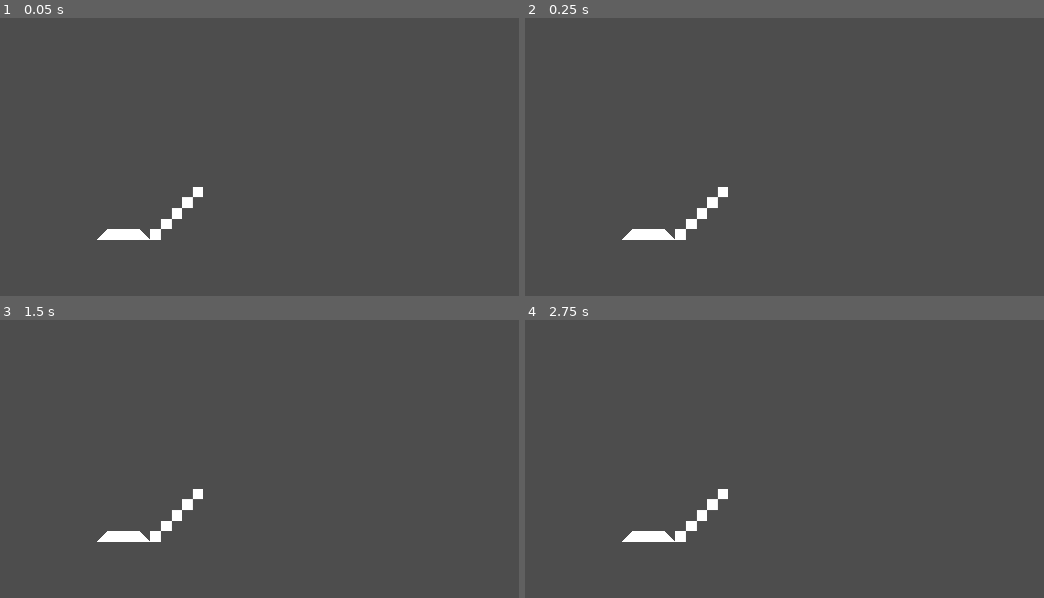
Above: before the commit, frames 1-4 (two rows, left to right).
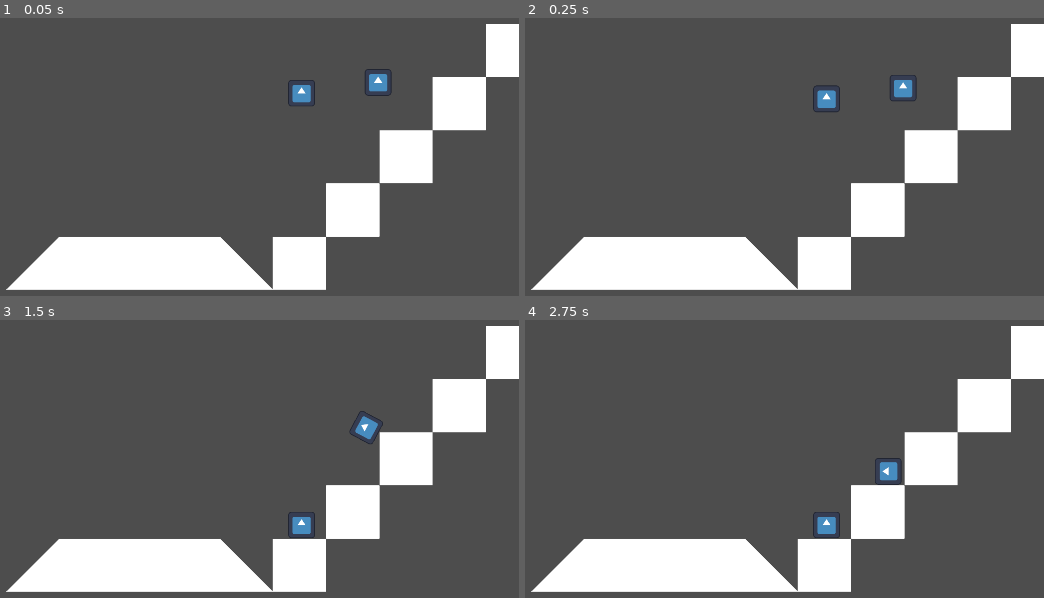
Above: after the commit, the same moments.

Repository: RubenTipparach/anekin-and-baby-cat-adventures
Game: Godot game, scene res://worldo.tscn
The game is run twice, just before and just after one commit, with the same random seed, the same clock (stepped at 60 frames per second) and the same inputs. The engine's default icon, where the game draws it, is replaced by a stand-in: a white triangle on a blue panel in a dark square.
Inputs:
- Up to frame 1 (0.05 s): no input
- Up to frame 2 (0.25 s): no input
- Up to frame 3 (1.5 s): no input
- Up to frame 4 (2.75 s): no input

The runs differ from the first frame. In frame 1, 18% of the frame differs, in the area x 1-100%, y 2-98%; in frame 2, 18%; in frame 3, 18%; in frame 4, 18%.

Commit message:
add collisions

Diff:
--- a/worldo.tscn
+++ b/worldo.tscn
@@ -1,29 +1,68 @@
-[gd_scene load_steps=4 format=3 uid="uid://d2t55ajt2ugni"]
+[gd_scene load_steps=6 format=3 uid="uid://d2t55ajt2ugni"]
 
 [ext_resource type="Texture2D" uid="uid://c1cvri1aowk38" path="res://TilesetOf5.png" id="1_ffki7"]
+[ext_resource type="Texture2D" uid="uid://pd6vncmfjkpy" path="res://icon.svg" id="2_144n0"]
 
 [sub_resource type="TileSetAtlasSource" id="TileSetAtlasSource_6hylm"]
 texture = ExtResource("1_ffki7")
 texture_region_size = Vector2i(256, 256)
 2:2/0 = 0
+2:2/0/physics_layer_0/linear_velocity = Vector2(0, 0)
+2:2/0/physics_layer_0/angular_velocity = 0.0
+2:2/0/physics_layer_0/polygon_0/points = PackedVector2Array(-128, -128, 128, -128, -128, 128)
 1:1/0 = 0
+1:1/0/physics_layer_0/linear_velocity = Vector2(0, 0)
+1:1/0/physics_layer_0/angular_velocity = 0.0
+1:1/0/physics_layer_0/polygon_0/points = PackedVector2Array(-128, -128, 128, -128, 128, 128, -128, 128)
 0:2/0 = 0
+0:2/0/physics_layer_0/linear_velocity = Vector2(0, 0)
+0:2/0/physics_layer_0/angular_velocity = 0.0
+0:2/0/physics_layer_0/polygon_0/points = PackedVector2Array(-128, -128, 128, -128, 128, 128)
 0:0/0 = 0
+0:0/0/physics_layer_0/linear_velocity = Vector2(0, 0)
+0:0/0/physics_layer_0/angular_velocity = 0.0
+0:0/0/physics_layer_0/polygon_0/points = PackedVector2Array(128, -128, 128, 128, -128, 128)
 2:0/0 = 0
+2:0/0/physics_layer_0/linear_velocity = Vector2(0, 0)
+2:0/0/physics_layer_0/angular_velocity = 0.0
+2:0/0/physics_layer_0/polygon_0/points = PackedVector2Array(-128, -128, 128, 128, -128, 128)
 
 [sub_resource type="TileSet" id="TileSet_yv10i"]
 tile_size = Vector2i(256, 256)
+physics_layer_0/collision_layer = 1
 sources/0 = SubResource("TileSetAtlasSource_6hylm")
+
+[sub_resource type="RectangleShape2D" id="RectangleShape2D_jun5f"]
+size = Vector2(138, 132)
 
 [node name="Node2D" type="Node2D"]
 
 [node name="Camera2D" type="Camera2D" parent="."]
 position = Vector2(372, -397)
-zoom = Vector2(0.1, 0.1)
+zoom = Vector2(0.5, 0.5)
 
 [node name="TileMap" type="TileMap" parent="."]
-position = Vector2(85, -96)
+position = Vector2(85, -97)
 tile_set = SubResource("TileSet_yv10i")
 cell_quadrant_size = 64
 format = 2
 layer_0/tile_data = PackedInt32Array(-1, 0, 0, -65536, 65536, 1, -65535, 65536, 1, -65534, 65536, 1, -65533, 131072, 0, -65532, 65536, 1, -131067, 65536, 1, -196602, 65536, 1, -262137, 65536, 1, -327672, 65536, 1)
+
+[node name="RocksLol" type="RigidBody2D" parent="."]
+position = Vector2(1615, -1096)
+
+[node name="CollisionShape2D" type="CollisionShape2D" parent="RocksLol"]
+position = Vector2(1, 0)
+shape = SubResource("RectangleShape2D_jun5f")
+
+[node name="Sprite2D" type="Sprite2D" parent="RocksLol"]
+texture = ExtResource("2_144n0")
+
+[node name="RocksLol2" type="RigidBody2D" parent="."]
+position = Vector2(1247, -1044)
+
+[node name="CollisionShape2D" type="CollisionShape2D" parent="RocksLol2"]
+shape = SubResource("RectangleShape2D_jun5f")
+
+[node name="Sprite2D" type="Sprite2D" parent="RocksLol2"]
+texture = ExtResource("2_144n0")
